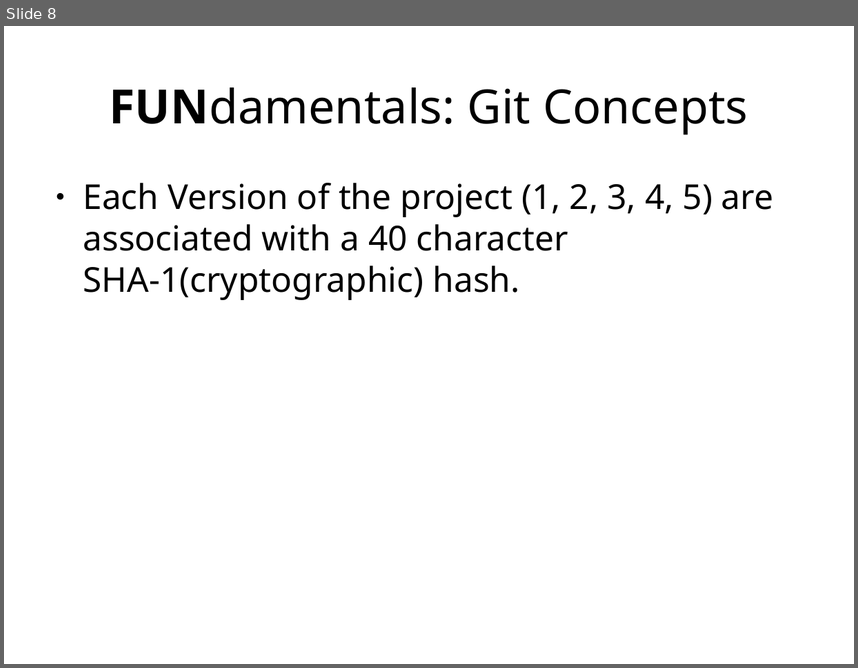
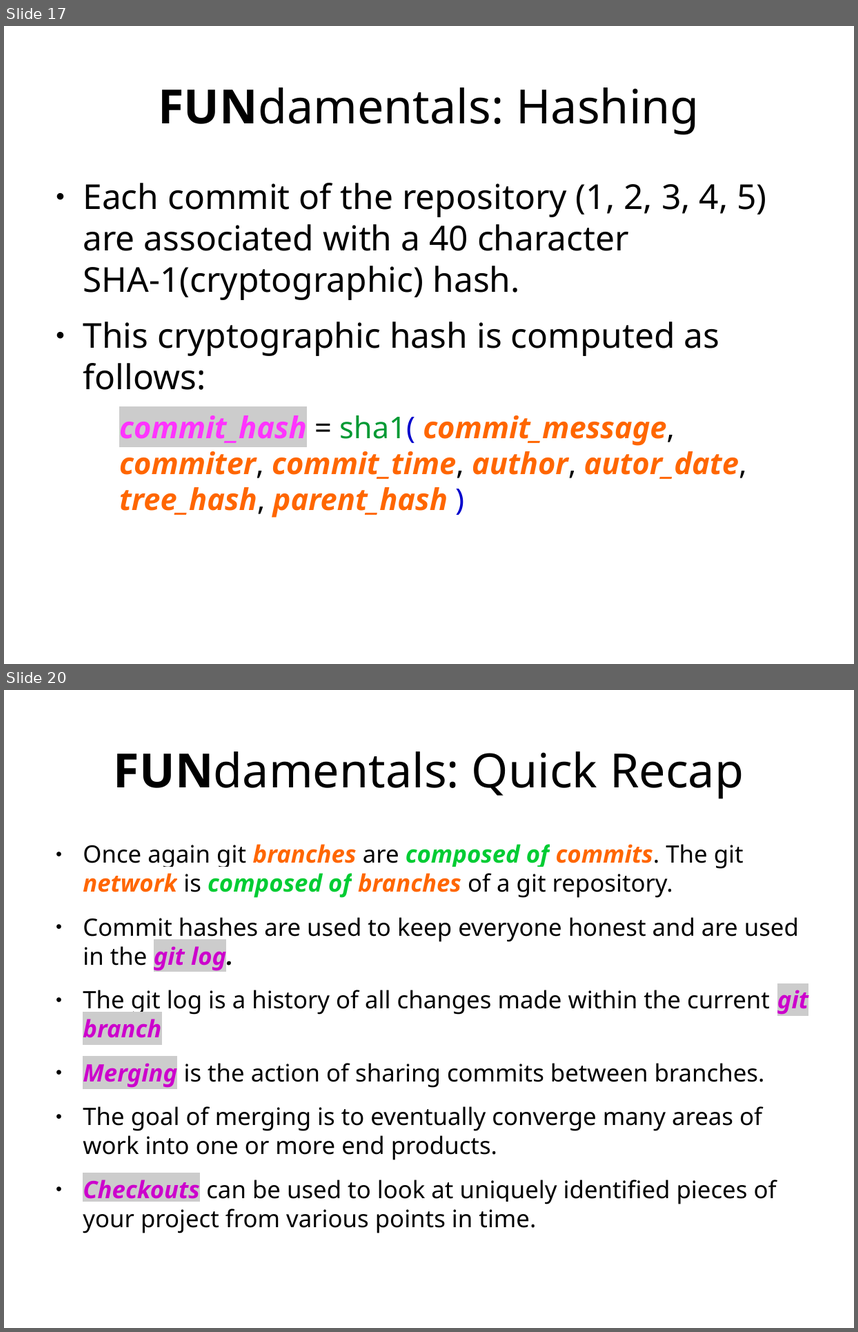
Before and after one commit to ethanwillis/git_presentation, a slide deck: git_presentation_slideshow.odp. Shown one above the other, each under a label of ours: slide 8 before the commit, slides 17 and 20 after it; the slides between them are not shown. The pictures are 858x668 and 858x1332 pixels, drawn with LibreOffice and Linux fonts; fonts in the diff are those of the drawing. Boxes give left, top, right and bottom in pixels: in the first picture for what was removed or moved away, otherwise in the second. Text is boxed around its words. In the diff, an @@ line names an element or a change of style, - is before the commit and + after.

Commit message:
Updated presenation with new slides about git fundamentals and a recap with terminology.
Added new images to the project as well for illustration purposes.

```diff
--- a/git_presentation_slideshow.odp
+++ b/git_presentation_slideshow.odp
@@ slide 20 added at (4,690,854,1328), background #FFFFFF @@
@@ title added at (114,751,744,799), 44 pt, text #000000 @@
+FUNdamentals: Quick Recap
@@ text added at (83,844,809,1204), 22.4 pt, text #000000 @@
+● Once again git branches are composed of commits. The git network is composed of branches of a git repository.
+● Commit hashes are used to keep everyone honest and are used in the git log.
+● The git log is a history of all changes made within the current git branch
+● Merging is the action of sharing commits between branches.
+● The goal of merging is to eventually converge many areas of work into one or more end products.
+● Checkouts can be used to look at uniquely identified pieces of your project from various points in time.
@@ what was slide 8 is now slide 17 @@
@@ slide 17 changed as well @@
@@ title at (158,87,700,135): text changed @@
-FUNdamentals: Git Concepts
+FUNdamentals: Hashing
@@ text at (83,183,766,517): text changed @@
-● Each Version of the project (1, 2, 3, 4, 5) are associated with a 40 character SHA-1(cryptographic) hash.
+● Each commit of the repository (1, 2, 3, 4, 5) are associated with a 40 character SHA-1(cryptographic) hash.
+● This cryptographic hash is computed as follows:
+  commit_hash = sha1( commit_message, commiter, commit_time, author, autor_date, tree_hash, parent_hash )
```
Also in this commit, not shown: 6 other slides changed, 16 other slides added, 41 slides removed, 6 other files.
